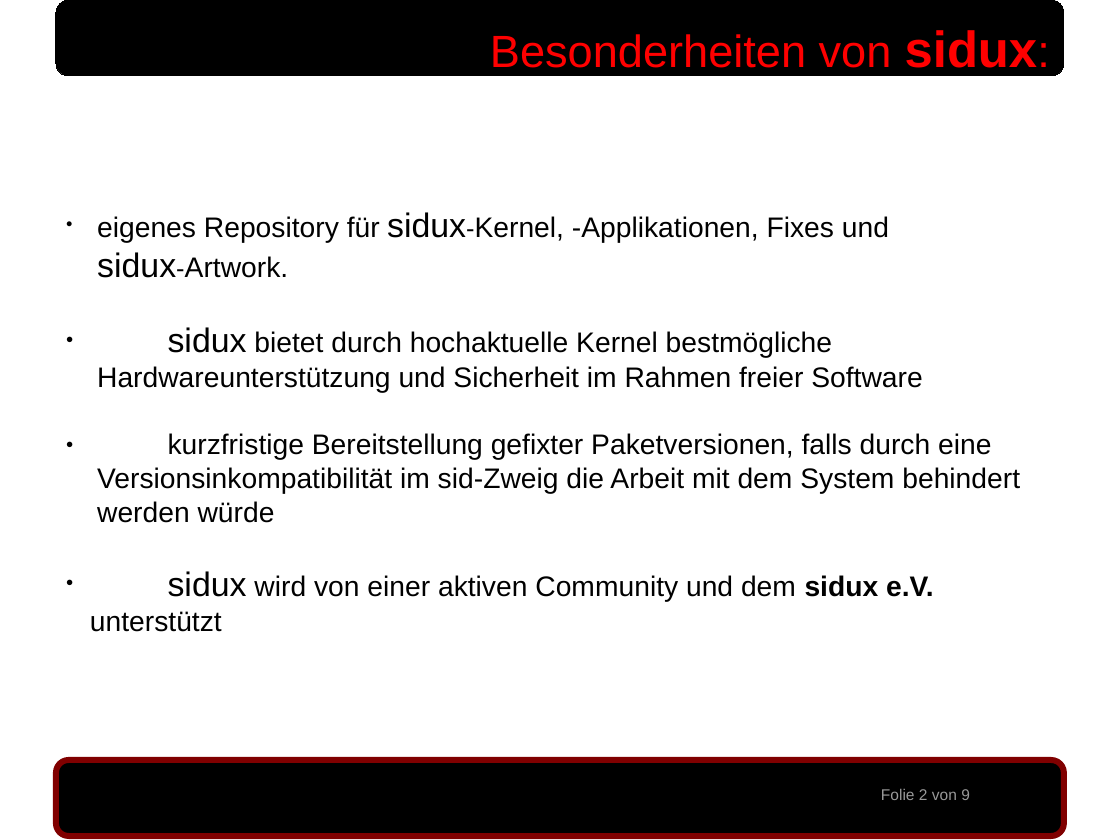
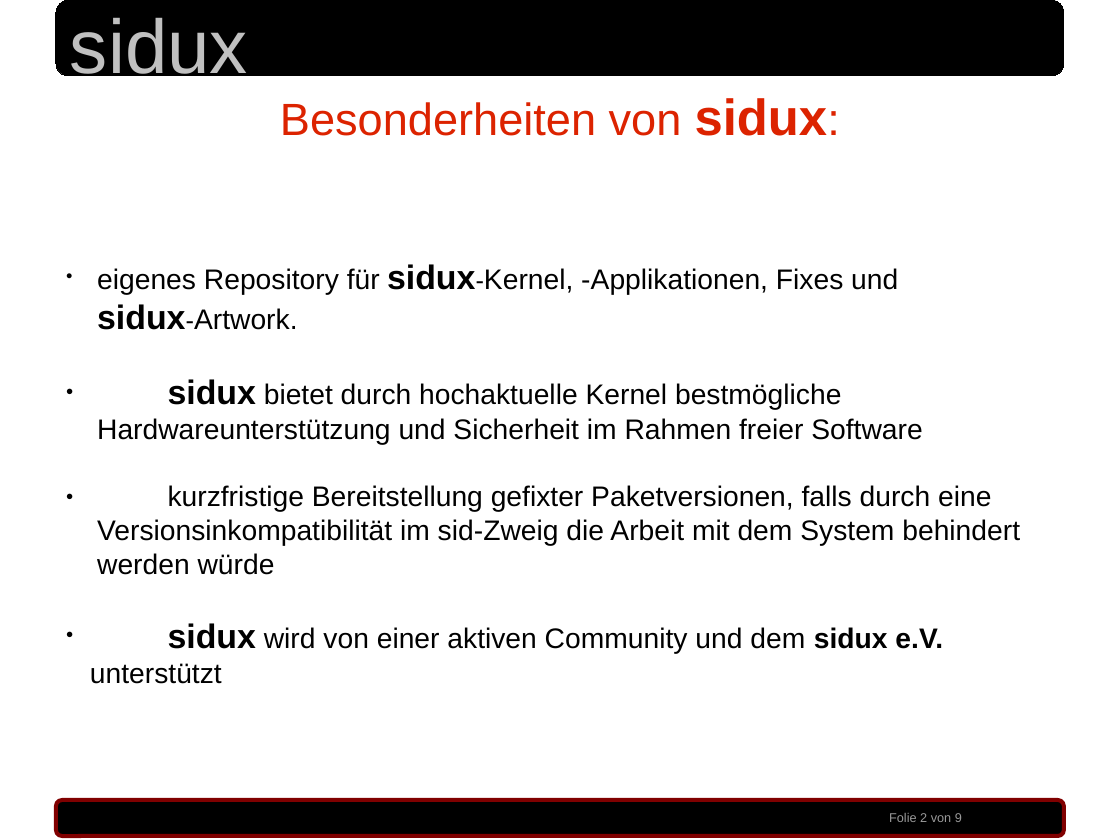
Before and after one commit to sidux-ev/praesentation, a slide deck: slide 2 of bin/sigint2010_koeln.odp. Drawn at 1120x840 pixels with LibreOffice and Linux fonts; fonts in the diff are those of the drawing; background and template pictures are left out. Boxes give left, top, right and bottom in pixels: in the first picture for what was removed or moved away, otherwise in the second. Text is boxed around its words. In the diff, an @@ line names an element or a change of style, - is before the commit and + after.

Commit message:
v0.5 odp und pdf (aenderung layout)

```diff
--- a/bin/sigint2010_koeln.odp
+++ b/bin/sigint2010_koeln.odp
@@ text added at [70,17,248,87], 54 pt, text #C0C0C0 @@
+sidux
@@ text "Besonderheiten von sidux:": place and size @@
-text "Besonderheiten von sidux:" at [490,30,1038,78]
+text "Besonderheiten von sidux:" at [280,98,828,136]
@@ text "Besonderheiten von sidux:" at [280,98,828,136]: text colour #FF0000 to #DC2300; alignment right to centre @@
@@ text "eigenes Repository für sidux-Kernel, -Applikationen, ...": place and size @@
-text "eigenes Repository für sidux-Kernel, -Applikationen, ..." at [90,212,1020,632]
+text "eigenes Repository für sidux-Kernel, -Applikationen, ..." at [90,264,1020,684]
@@ text at [90,264,943,684]: bold on in "sidux-Kernel, sidux-Artwork.", "sidux", "sidux" @@
@@ rounded rectangle: place and size @@
-rounded rectangle at [56,760,1064,836]
+rounded rectangle at [56,800,1064,835]
@@ rounded rectangle at [56,800,1064,835]: outline #800000 4.25 pt to #800000 2.83 pt @@
@@ text: place and size @@
-text at [881,789,970,800]
+text at [889,813,962,822]
@@ text at [889,813,962,822]: size 11 to 9 pt @@
```
Also in this commit, not shown: 8 other slides changed, 2 other files.
